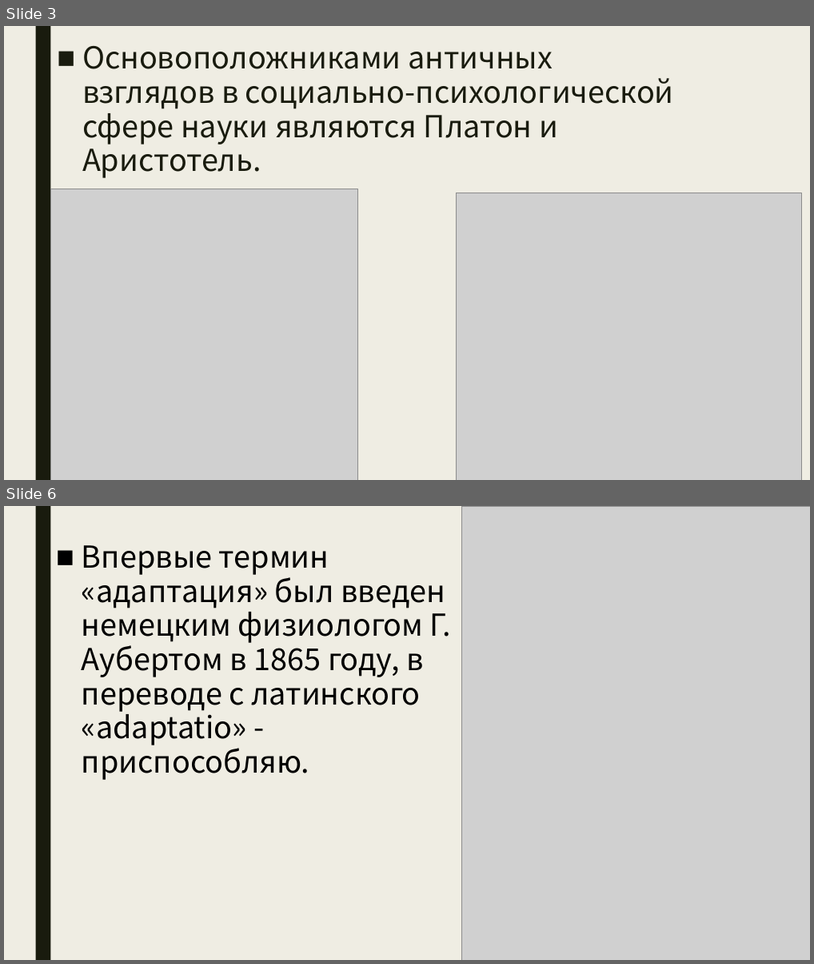
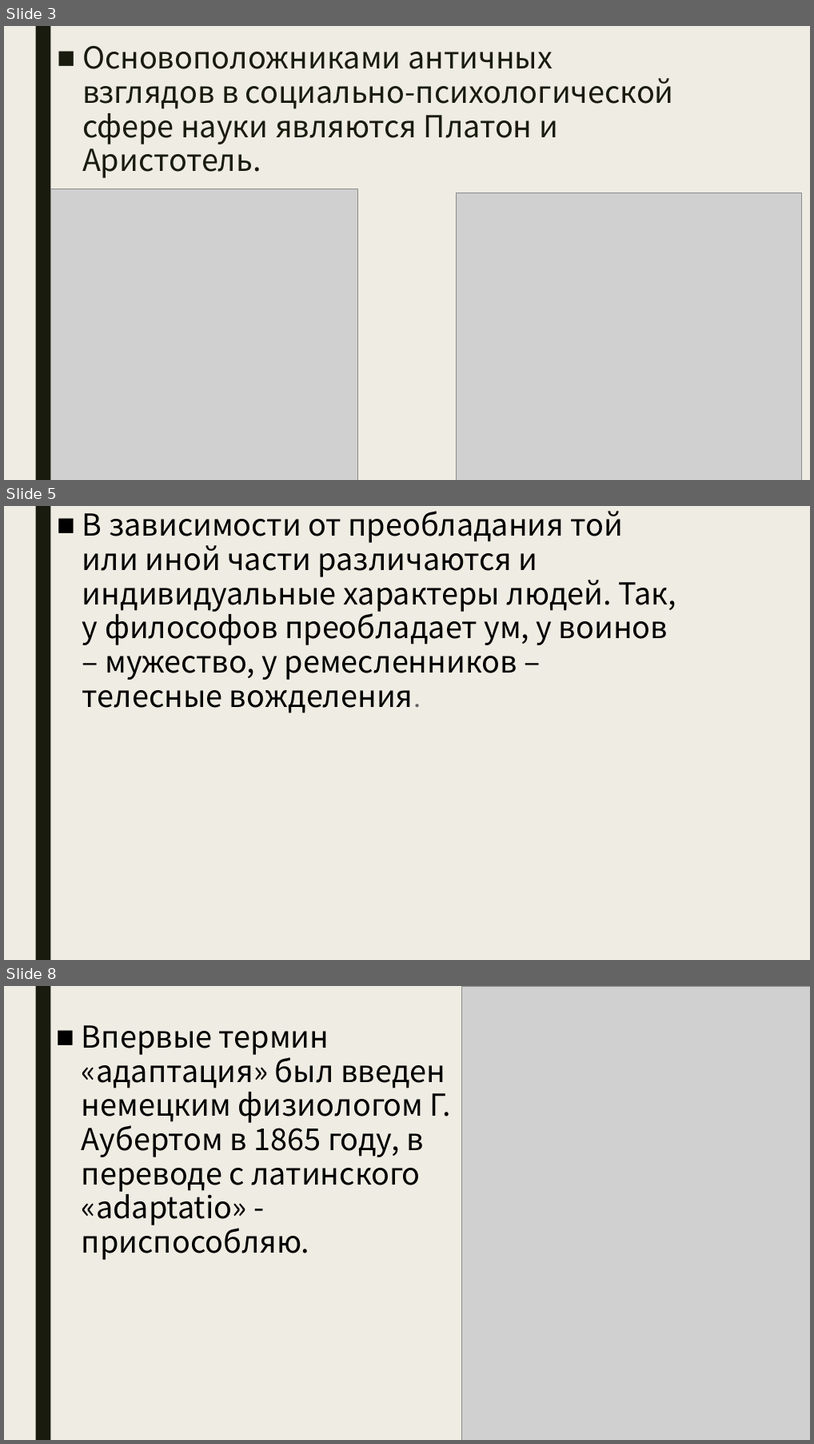
Before and after one commit to TupleTurtle/REU, a slide deck: История развития социально-психологической адаптации и коммуникации..pptx. Shown one above the other, each under a label of ours: slides 3 and 6 before the commit, slides 3, 5 and 8 after it; the slides between them are not shown. The pictures are 814x964 and 814x1444 pixels, drawn with LibreOffice and Linux fonts; fonts in the diff are those of the drawing; grey boxes stand for pictures. Boxes give left, top, right and bottom in pixels: in the first picture for what was removed or moved away, otherwise in the second. Text is boxed around its words. In the diff, an @@ line names an element or a change of style, - is before the commit and + after.

```diff
--- a/История развития социально-психологической адаптации и коммуникации..pptx
+++ b/История развития социально-психологической адаптации и коммуникации..pptx
@@ slide 5 added at [4, 506, 810, 960], background #EFEDE3; not listed: 1 template element that a slide beside it also shows @@
@@ text added at [82, 511, 676, 713], 36 pt, text #000000 @@
+■ В зависимости от преобладания той или иной части различаются и индивидуальные характеры людей. Так, у философов преобладает ум, у воинов – мужество, у ремесленников – телесные вожделения.
@@ what was slide 6 is now slide 8 @@
```
Also in this commit, not shown: 5 slides changed, 2 other slides added.
